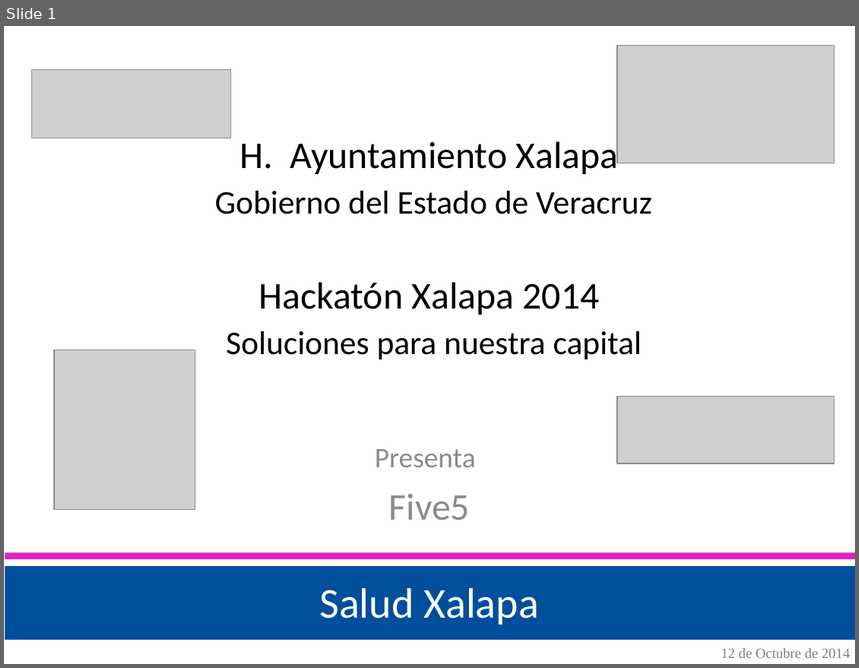
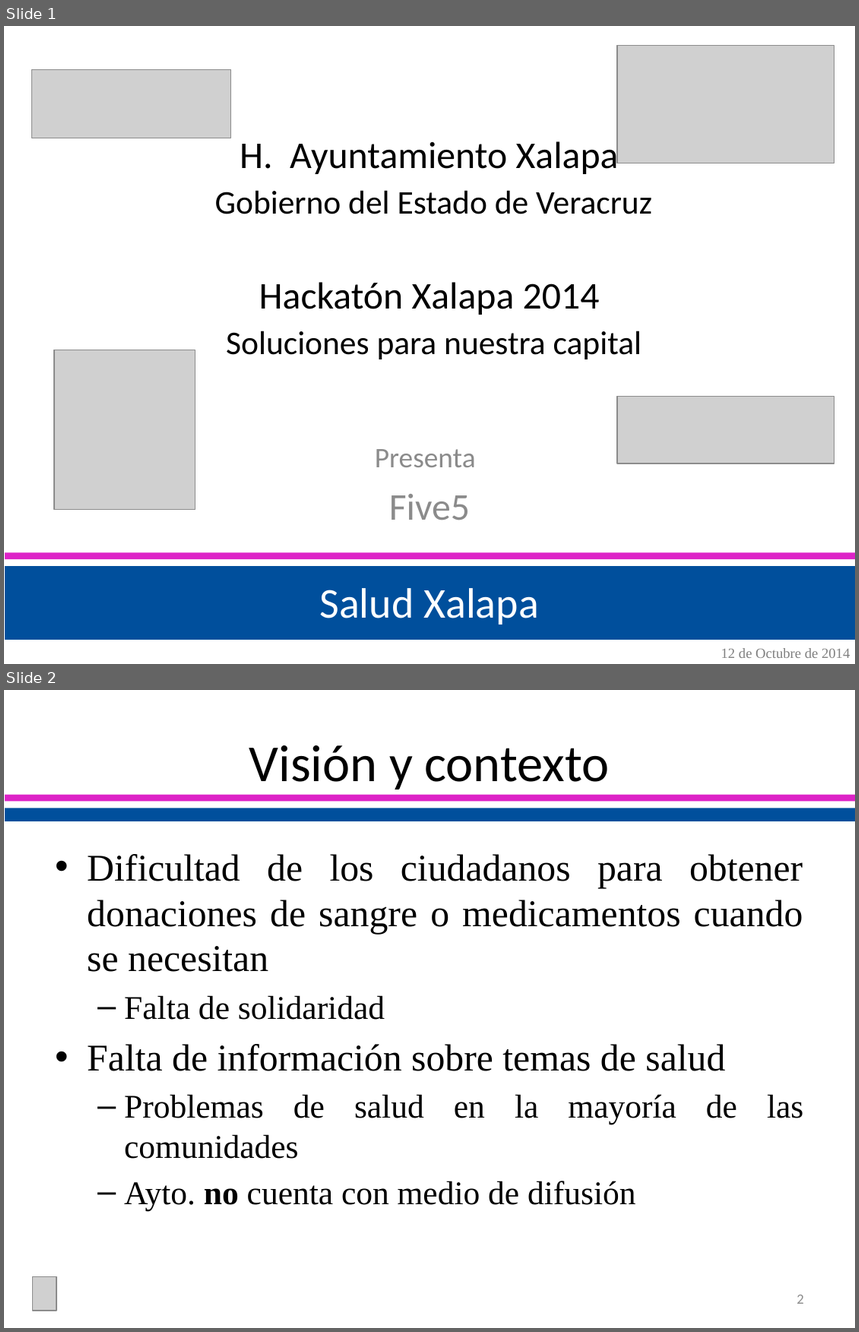
Before and after one commit to HackatonFive5/SaludXalapa, a slide deck: resources/SS Salud Xalapa.pptx. Shown one above the other, each under a label of ours: slide 1 before the commit, slides 1 and 2 after it. The pictures are 859x668 and 859x1332 pixels, drawn with LibreOffice and Linux fonts; fonts in the diff are those of the drawing; grey boxes stand for pictures. Boxes give left, top, right and bottom in pixels: in the first picture for what was removed or moved away, otherwise in the second. Text is boxed around its words. In the diff, an @@ line names an element or a change of style, - is before the commit and + after.

```diff
--- a/resources/SS Salud Xalapa.pptx
+++ b/resources/SS Salud Xalapa.pptx
@@ slide 2 added at bbox=[4, 690, 855, 1328], background #FFFFFF @@
@@ title added at bbox=[249, 745, 609, 790], 44 pt, text #000000 @@
+Visión y contexto
@@ rectangle added at bbox=[5, 795, 855, 802], fill #DD23C7 @@
@@ rectangle added at bbox=[5, 809, 855, 822], fill #004F9C @@
@@ text added at bbox=[87, 854, 804, 1211], 32 pt, text #000000 @@
+• Dificultad de los ciudadanos para obtener donaciones de sangre o medicamentos cuando se necesitan
+  – Falta de solidaridad
+• Falta de información sobre temas de salud
+  – Problemas de salud en la mayoría de las comunidades
+  – Ayto. no cuenta con medio de difusión
@@ picture added at bbox=[33, 1277, 56, 1312] @@
@@ page number added at bbox=[797, 1295, 804, 1304], 12 pt, text #8C8C8C @@
+2
```
Also in this commit, not shown: 9 other slides added, 1 slide removed, 4 other files.
